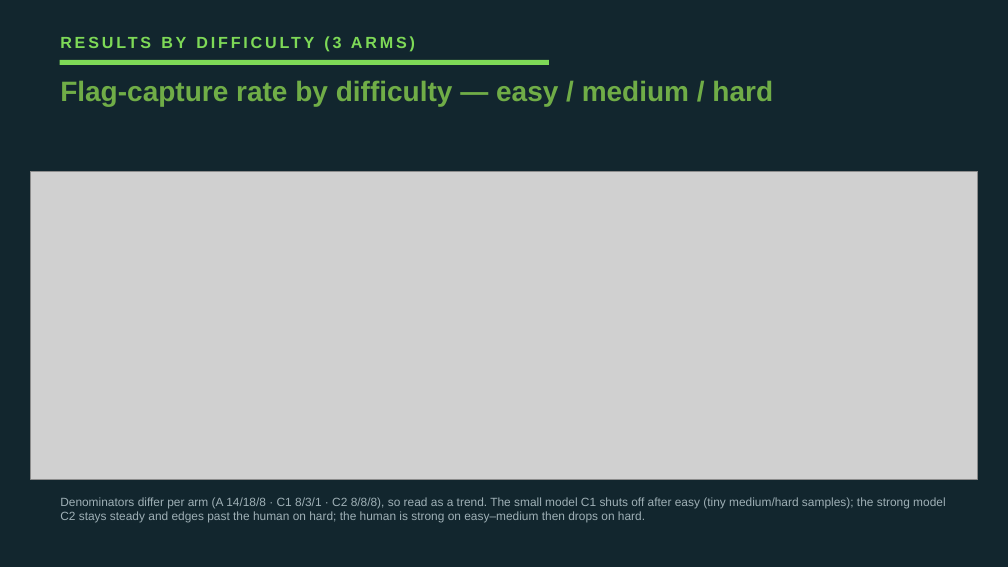
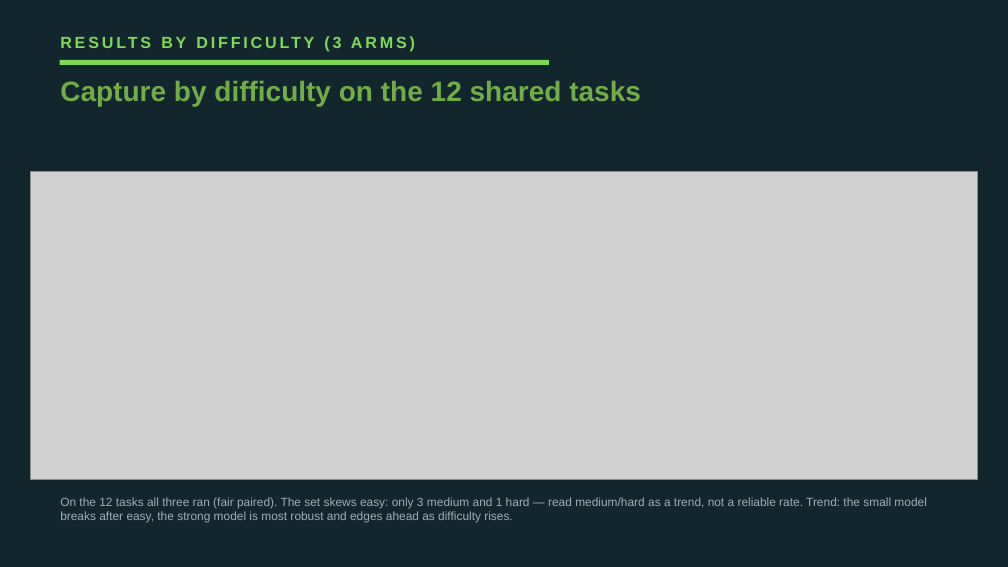
Before and after one commit to VuNguyenBinh/KLTN-FA26, a slide deck: slide 20 of Slide/KTLN_slide_EN.pptx. Drawn at 1008x567 pixels with LibreOffice and Linux fonts; fonts in the diff are those of the drawing; grey boxes stand for pictures. Boxes give left, top, right and bottom in pixels: in the first picture for what was removed or moved away, otherwise in the second. Text is boxed around its words. In the diff, an @@ line names an element or a change of style, - is before the commit and + after.

```diff
--- a/Slide/KTLN_slide_EN.pptx
+++ b/Slide/KTLN_slide_EN.pptx
@@ text at (x1=60, y1=80, x2=641, y2=106): text changed @@
-Flag-capture rate by difficulty — easy / medium / hard
+Capture by difficulty on the 12 shared tasks
@@ text at (x1=60, y1=497, x2=926, y2=523): text changed @@
-Denominators differ per arm (A 14/18/8 · C1 8/3/1 · C2 8/8/8), so read as a trend. The small model C1 shuts off after easy (tiny medium/hard samples); the strong model C2 stays steady and edges past the human on hard; the human is strong on easy–medium then drops on hard.
+On the 12 tasks all three ran (fair paired). The set skews easy: only 3 medium and 1 hard — read medium/hard as a trend, not a reliable rate. Trend: the small model breaks after easy, the strong model is most robust and edges ahead as difficulty rises.
```
Also in this commit, not shown: 2 other files.
